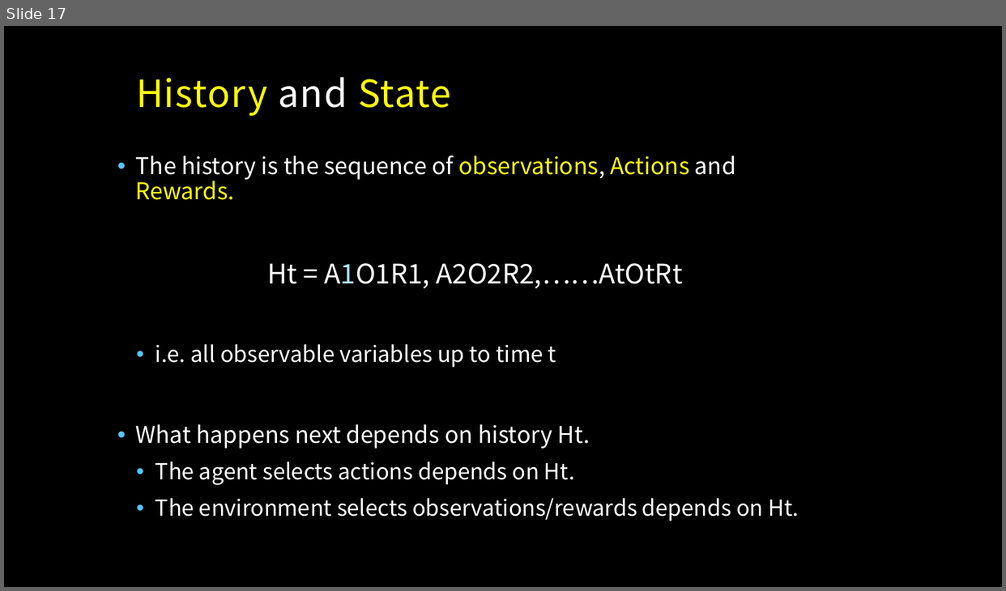
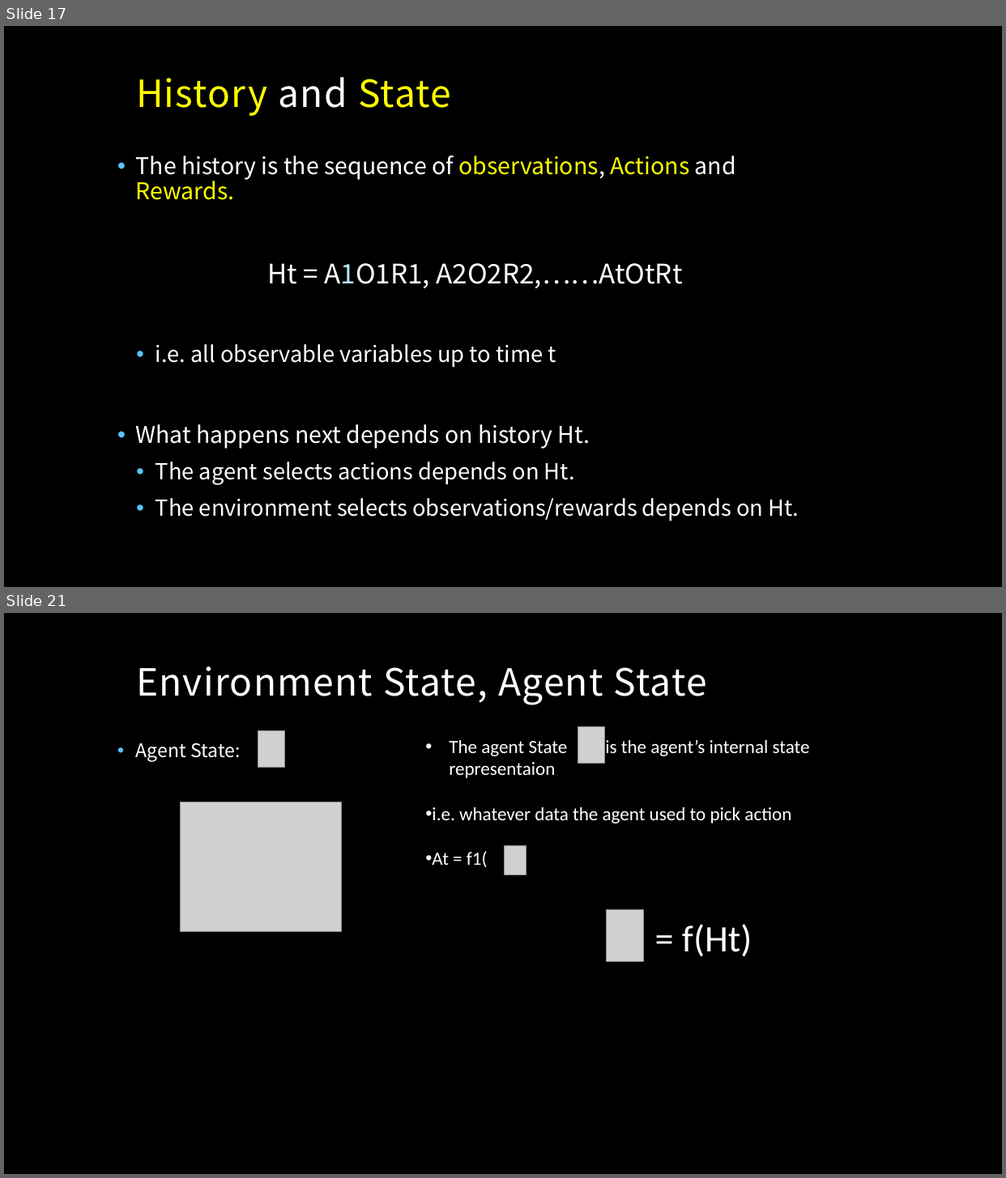
Before and after one commit to MacgyverLin/VintageComputer, a slide deck: Speech/Reinforcement Learning.pptx. Shown one above the other, each under a label of ours: slide 17 before the commit, slides 17 and 21 after it; the slides between them are not shown. The pictures are 1006x591 and 1006x1178 pixels, drawn with LibreOffice and Linux fonts; fonts in the diff are those of the drawing; grey boxes stand for pictures; background and template pictures are left out. Boxes give left, top, right and bottom in pixels: in the first picture for what was removed or moved away, otherwise in the second. Text is boxed around its words. In the diff, an @@ line names an element or a change of style, - is before the commit and + after.

```diff
--- a/Speech/Reinforcement Learning.pptx
+++ b/Speech/Reinforcement Learning.pptx
@@ slide 21 added at (x1=4, y1=613, x2=1002, y2=1174), background picture (left out) @@
@@ title added at (x1=136, y1=666, x2=707, y2=705), 36 pt, text #FFFFFF @@
+Environment State, Agent State
@@ picture added at (x1=258, y1=731, x2=284, y2=768) @@
@@ picture added at (x1=577, y1=726, x2=603, y2=764) @@
@@ text added at (x1=136, y1=743, x2=241, y2=762), 18 pt, text #FFFFFF @@
+• Agent State:
@@ text added at (x1=432, y1=740, x2=810, y2=957), 18 pt, text #FFFFFF @@
+• The agent State is the agent’s internal state representaion
+• i.e. whatever data the agent used to pick action
+• At = f1( )
+= f(Ht)
@@ picture added at (x1=181, y1=802, x2=342, y2=931) @@
@@ picture added at (x1=505, y1=845, x2=526, y2=875) @@
@@ picture added at (x1=607, y1=910, x2=644, y2=962) @@
```
Also in this commit, not shown: 3 slides changed, 1 other slide added.
